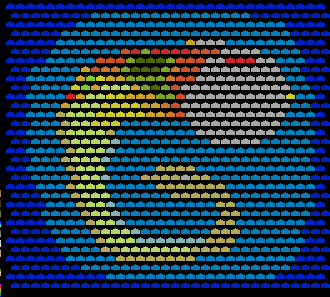
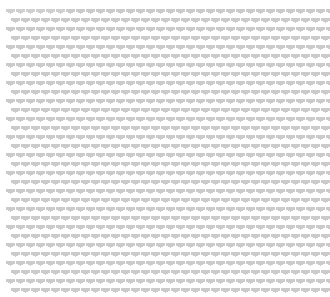
Layers edited between the first and the second 330px x 297px image:
painted on "Layer 6 copy 11" over [6, 9, 330, 293]
hid "Layer 13" over [0, 190, 1, 297]
removed layer "Layer 14" over [56, 39, 290, 261]
hid "Layer 6 copy 10" over [0, 0, 330, 297]
removed layer "Layer 4 copy 2" over [56, 39, 295, 266]
removed layer "Layer 4 copy" over [26, 12, 315, 284]
hid "Layer 1 copy 39" over [3, 1, 330, 296]
hid "Layer 4", painted on it over [6, 3, 330, 293]
removed layer "Layer 1" (was 90%) over [3, 3, 330, 296]
hid "Layer 6" over [0, 0, 330, 297]
